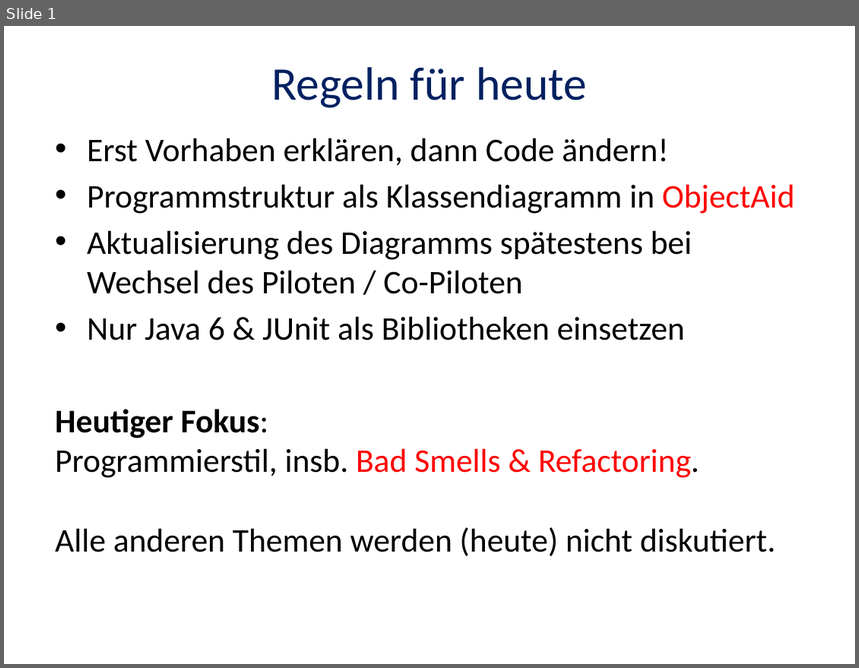
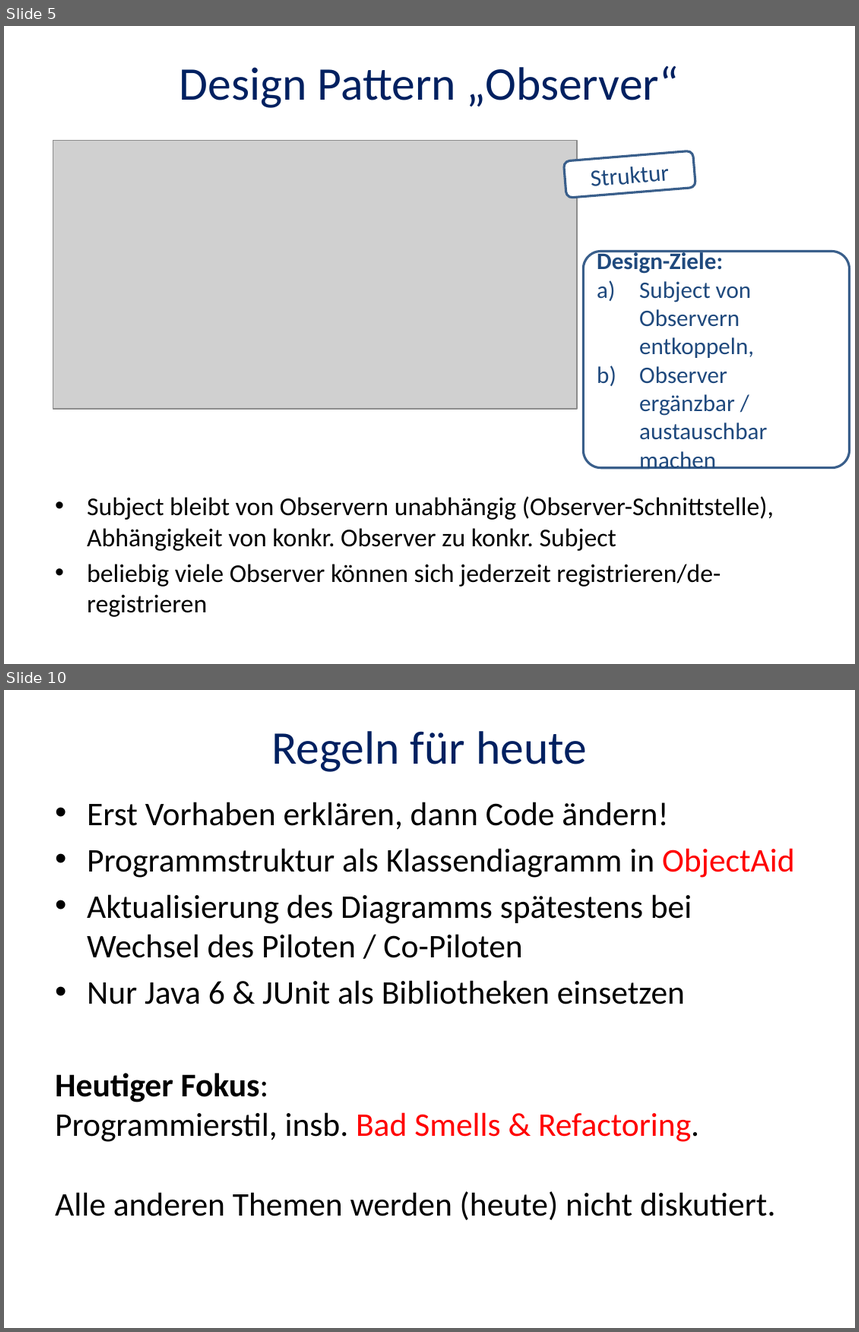
Before and after one commit to itbastian/CodingDojoDPA, a slide deck: Observer/Coding-Dojo-2015-05-06.pptx. Shown one above the other, each under a label of ours: slide 1 before the commit, slides 5 and 10 after it; the slides between them are not shown. The pictures are 859x668 and 859x1332 pixels, drawn with LibreOffice and Linux fonts; fonts in the diff are those of the drawing; grey boxes stand for pictures. Boxes give left, top, right and bottom in pixels: in the first picture for what was removed or moved away, otherwise in the second. Text is boxed around its words. In the diff, an @@ line names an element or a change of style, - is before the commit and + after.

```diff
--- a/Observer/Coding-Dojo-2015-05-06.pptx
+++ b/Observer/Coding-Dojo-2015-05-06.pptx
@@ slide 5 added at (4, 26, 855, 664), background #FFFFFF @@
@@ title added at (180, 66, 680, 108), 39.6 pt, text #002060 @@
+Design Pattern „Observer“
@@ picture added at (53, 140, 577, 409) @@
@@ rounded rectangle added at (563, 151, 696, 198), fill #FFFFFF, outline #3A5F8C 2 pt, 20 pt, text #1F497D @@
+Struktur
@@ rounded rectangle added at (584, 252, 850, 468), fill #FFFFFF, outline #3A5F8C 2 pt, 20 pt, text #1F497D @@
+Design-Ziele:
+a) Subject von Observern entkoppeln,
+b) Observer ergänzbar / austauschbar machen
@@ text added at (87, 496, 774, 617), 21.7 pt, text #000000 @@
+• Subject bleibt von Observern unabhängig (Observer-Schnittstelle), Abhängigkeit von konkr. Observer zu konkr. Subject
+• beliebig viele Observer können sich jederzeit registrieren/de-registrieren
@@ what was slide 1 is now slide 10 @@
```
Also in this commit, not shown: 1 slide changed, 7 other slides added, 15 slides removed, 2 other files.
